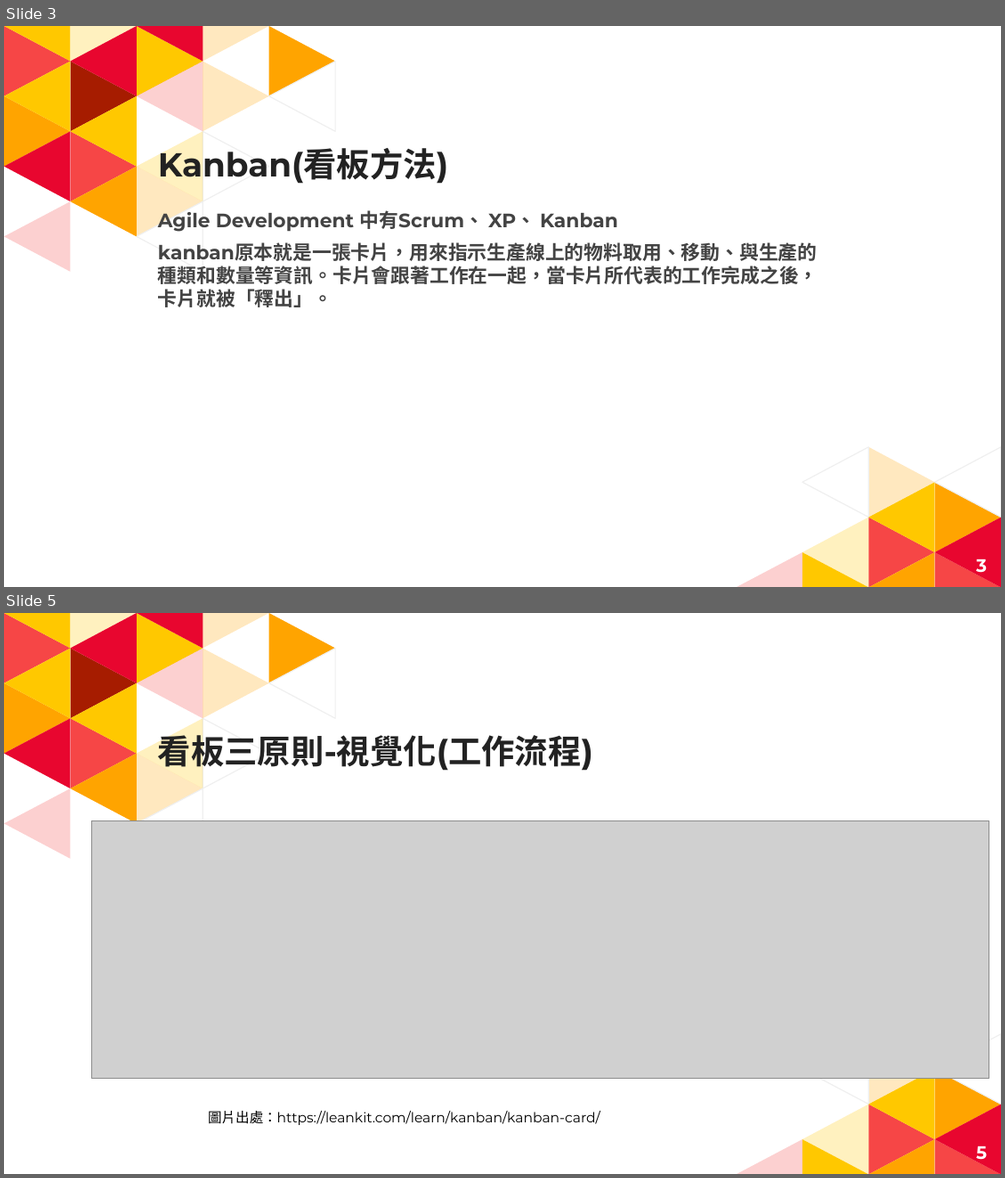
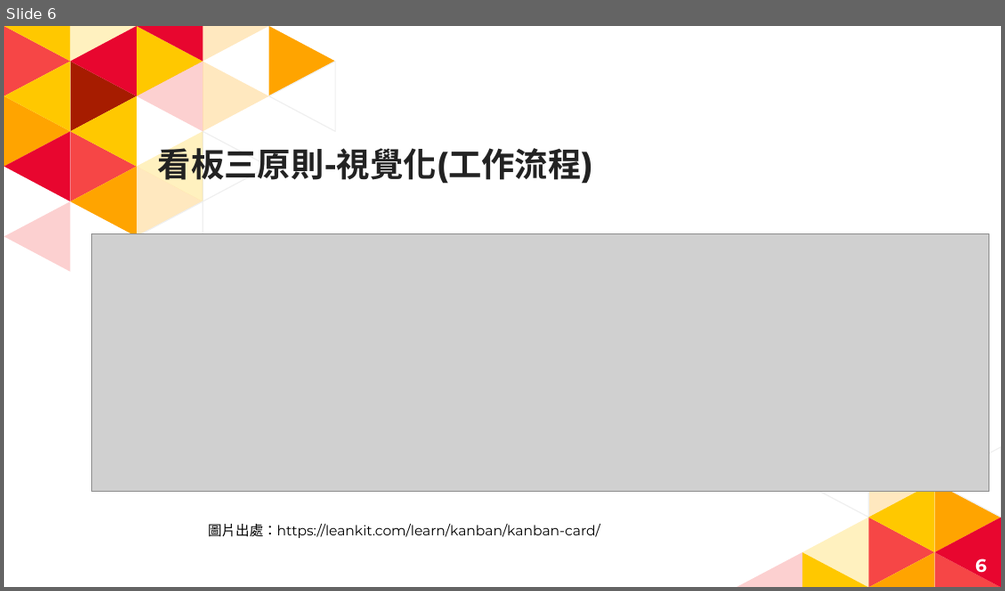
Before and after one commit to HankTwZhong/OOAD, a slide deck: 專題討論/Trello.pptx. Shown one above the other, each under a label of ours: slides 3 and 5 before the commit, slide 6 after it; the slides between them are not shown. The pictures are 1005x1178 and 1005x591 pixels, drawn with LibreOffice and Linux fonts; fonts in the diff are those of the drawing; grey boxes stand for pictures. Boxes give left, top, right and bottom in pixels: in the first picture for what was removed or moved away, otherwise in the second. Text is boxed around its words. In the diff, an @@ line names an element or a change of style, - is before the commit and + after.

```diff
--- a/專題討論/Trello.pptx
+++ b/專題討論/Trello.pptx
@@ slide 3 removed at box(4, 26, 1001, 587), background #FFFFFF; not listed: 35 template elements that a slide beside it also shows @@
@@ title removed at box(158, 144, 448, 185) @@
-Kanban(看板方法)
@@ text removed at box(158, 210, 818, 307) @@
-Agile Development 中有Scrum、 XP、 Kanban
-kanban原本就是一張卡片，用來指示生產線上的物料取用、移動、與生產的種類和數量等資訊。卡片會跟著工作在一起，當卡片所代表的工作完成之後，卡片就被「釋出」。
@@ page number removed at box(976, 558, 987, 578) @@
-3
@@ what was slide 5 is now slide 6 @@
@@ page number at box(975, 558, 987, 578): text changed @@
-5
+6
```
Also in this commit, not shown: 5 slides changed, 3 slides added, 1 other slide removed, 4 other files.
